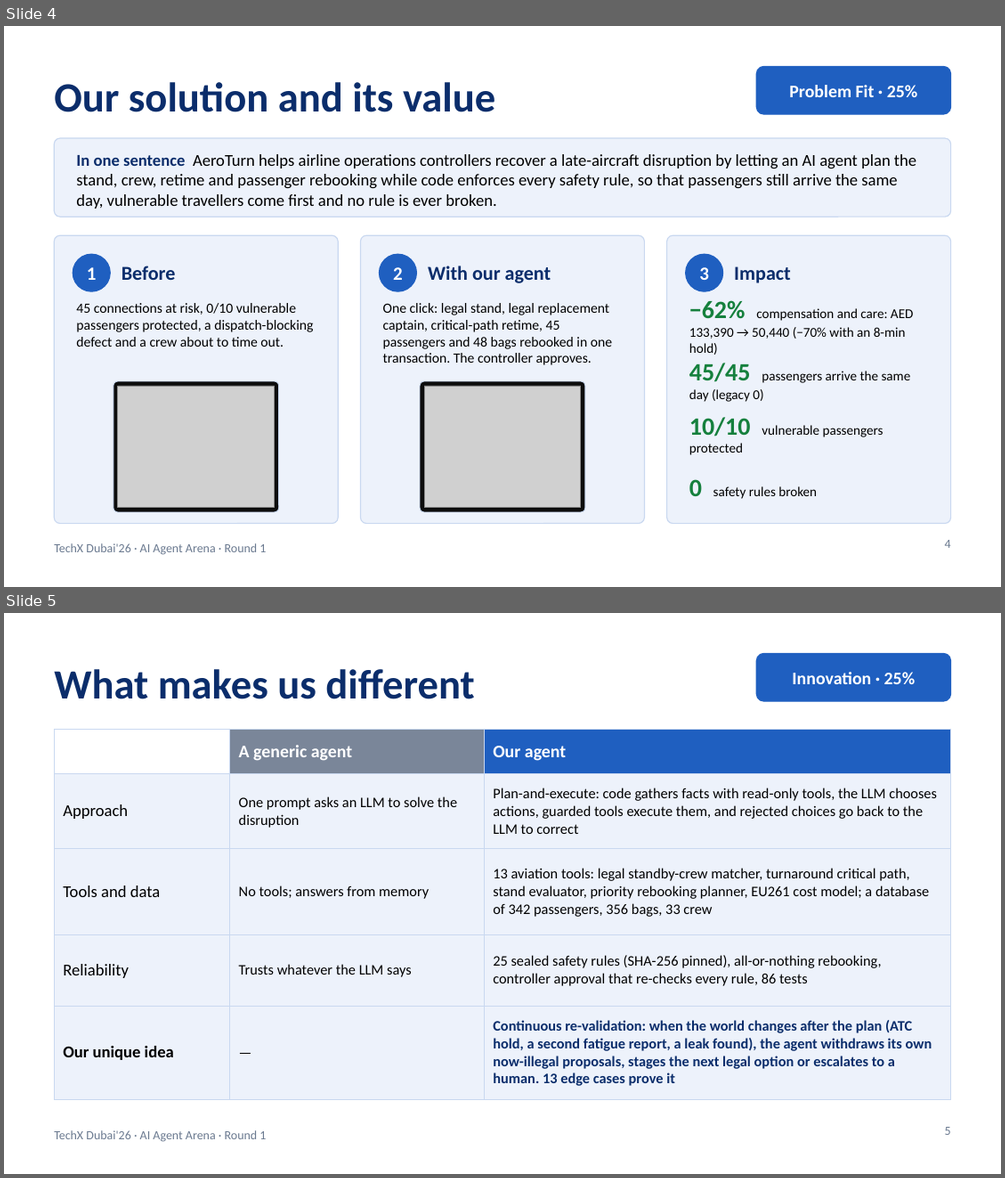
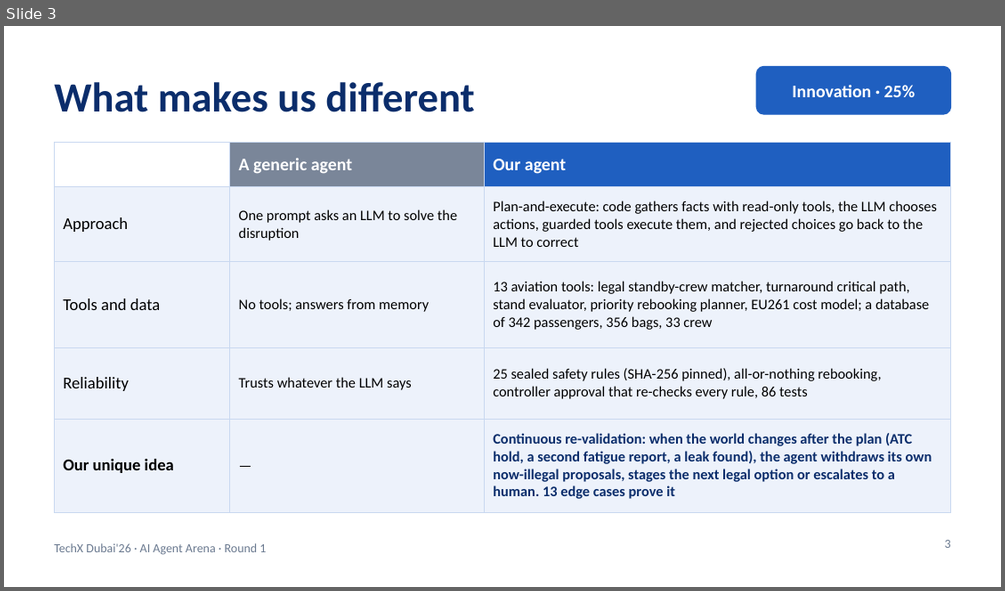
Before and after one commit to RithikhC/EagleX, a slide deck: docs/EagleX_Round1_Submission.pptx. Shown one above the other, each under a label of ours: slides 4 and 5 before the commit, slide 3 after it. The pictures are 1005x1178 and 1005x591 pixels, drawn with LibreOffice and Linux fonts; fonts in the diff are those of the drawing; grey boxes stand for pictures. Boxes give left, top, right and bottom in pixels: in the first picture for what was removed or moved away, otherwise in the second. Text is boxed around its words. In the diff, an @@ line names an element or a change of style, - is before the commit and + after.

```diff
--- a/docs/EagleX_Round1_Submission.pptx
+++ b/docs/EagleX_Round1_Submission.pptx
@@ slide 4 removed at (x1=4, y1=26, x2=1001, y2=587), background #FFFFFF; not listed: 1 template element that a slide beside it also shows @@
@@ rounded rectangle removed at (x1=756, y1=66, x2=951, y2=114) @@
@@ title removed at (x1=54, y1=82, x2=495, y2=112) @@
-Our solution and its value
@@ text removed at (x1=789, y1=85, x2=918, y2=97) @@
-Problem Fit · 25%
@@ rounded rectangle removed at (x1=54, y1=138, x2=951, y2=216) @@
@@ text removed at (x1=76, y1=154, x2=916, y2=208) @@
-In one sentence AeroTurn helps airline operations controllers recover a late-aircraft disruption by letting an AI agent plan the stand, crew, retime and passenger rebooking while code enforces every safety rule, so that passengers still arrive the same day, vulnerable travellers come first and no rule is ever broken.
@@ rounded rectangle removed at (x1=54, y1=235, x2=339, y2=524) @@
@@ rounded rectangle removed at (x1=361, y1=235, x2=645, y2=524) @@
@@ rounded rectangle removed at (x1=667, y1=235, x2=952, y2=524) @@
@@ ellipse removed at (x1=73, y1=254, x2=110, y2=291) @@
@@ text removed at (x1=121, y1=265, x2=176, y2=280) @@
-Before
@@ ellipse removed at (x1=380, y1=254, x2=417, y2=291) @@
@@ text removed at (x1=428, y1=265, x2=551, y2=283) @@
-With our agent
@@ ellipse removed at (x1=686, y1=254, x2=723, y2=291) @@
@@ text removed at (x1=87, y1=267, x2=97, y2=280) @@
-1
@@ text removed at (x1=393, y1=267, x2=403, y2=280) @@
-2
@@ text removed at (x1=699, y1=267, x2=709, y2=280) @@
-3
@@ text removed at (x1=734, y1=266, x2=791, y2=283) @@
-Impact
@@ text removed at (x1=76, y1=303, x2=313, y2=346) @@
-45 connections at risk, 0/10 vulnerable passengers protected, a dispatch-blocking defect and a crew about to time out.
@@ text removed at (x1=383, y1=303, x2=612, y2=365) @@
-One click: legal stand, legal replacement captain, critical-path retime, 45 passengers and 48 bags rebooked in one transaction. The controller approves.
@@ text removed at (x1=689, y1=300, x2=913, y2=354) @@
-−62% compensation and care: AED 133,390 → 50,440 (−70% with an 8-min hold)
@@ text removed at (x1=689, y1=362, x2=911, y2=402) @@
-45/45 passengers arrive the same day (legacy 0)
@@ rounded rectangle removed at (x1=113, y1=381, x2=278, y2=512) @@
@@ picture removed at (x1=118, y1=386, x2=274, y2=507) @@
@@ rounded rectangle removed at (x1=420, y1=381, x2=585, y2=512) @@
@@ picture removed at (x1=424, y1=386, x2=581, y2=507) @@
@@ text removed at (x1=689, y1=417, x2=883, y2=455) @@
-10/10 vulnerable passengers protected
@@ text removed at (x1=689, y1=479, x2=817, y2=499) @@
-0 safety rules broken
@@ page number removed at (x1=945, y1=540, x2=951, y2=548) @@
-4
@@ what was slide 5 is now slide 3 @@
@@ page number at (x1=945, y1=540, x2=951, y2=548): text changed @@
-5
+3
```
Also in this commit, not shown: 3 slides changed, 1 slide added, 7 other slides removed, 10 other files.
